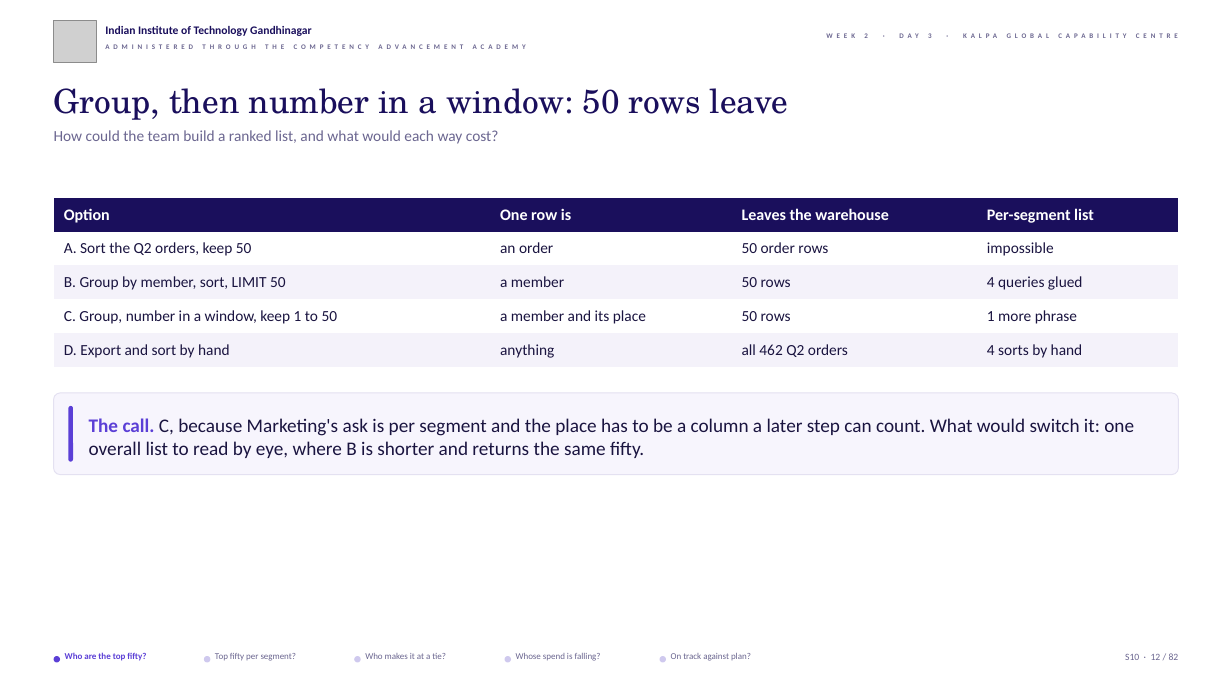
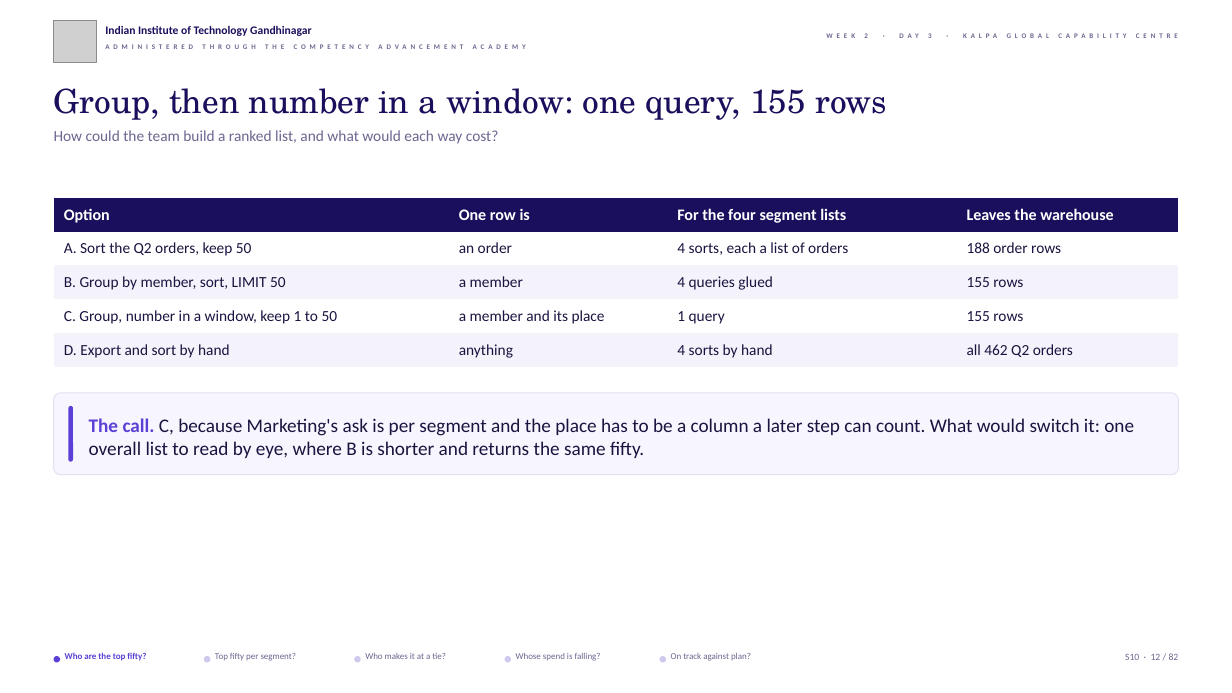
Before and after one commit to fde-academy-lab/c2-content-factory, a slide deck: slide 12 of content/W02/D3/slides/C2_W02_D03_half1_STUDENT.pptx. Drawn at 1232x693 pixels with LibreOffice and Linux fonts; fonts in the diff are those of the drawing; grey boxes stand for pictures; background and template pictures are left out. Boxes give left, top, right and bottom in pixels: in the first picture for what was removed or moved away, otherwise in the second. Text is boxed around its words. In the diff, an @@ line names an element or a change of style, - is before the commit and + after.

```diff
--- a/content/W02/D3/slides/C2_W02_D03_half1_STUDENT.pptx
+++ b/content/W02/D3/slides/C2_W02_D03_half1_STUDENT.pptx
@@ text at <box>54,88,887,120</box>: text changed @@
-Group, then number in a window: 50 rows leave
+Group, then number in a window: one query, 155 rows
@@ table at <box>54,198,1178,367</box> @@
-row 1, column 3: Leaves the warehouse
+row 1, column 3: For the four segment lists
-row 1, column 4: Per-segment list
+row 1, column 4: Leaves the warehouse
-row 2, column 3: 50 order rows
+row 2, column 3: 4 sorts, each a list of orders
-row 2, column 4: impossible
+row 2, column 4: 188 order rows
-row 3, column 3: 50 rows
+row 3, column 3: 4 queries glued
-row 3, column 4: 4 queries glued
+row 3, column 4: 155 rows
-row 4, column 3: 50 rows
+row 4, column 3: 1 query
-row 4, column 4: 1 more phrase
+row 4, column 4: 155 rows
-row 5, column 3: all 462 Q2 orders
+row 5, column 3: 4 sorts by hand
-row 5, column 4: 4 sorts by hand
+row 5, column 4: all 462 Q2 orders
```
Also in this commit, not shown: 38 other slides changed, 43 other files.
